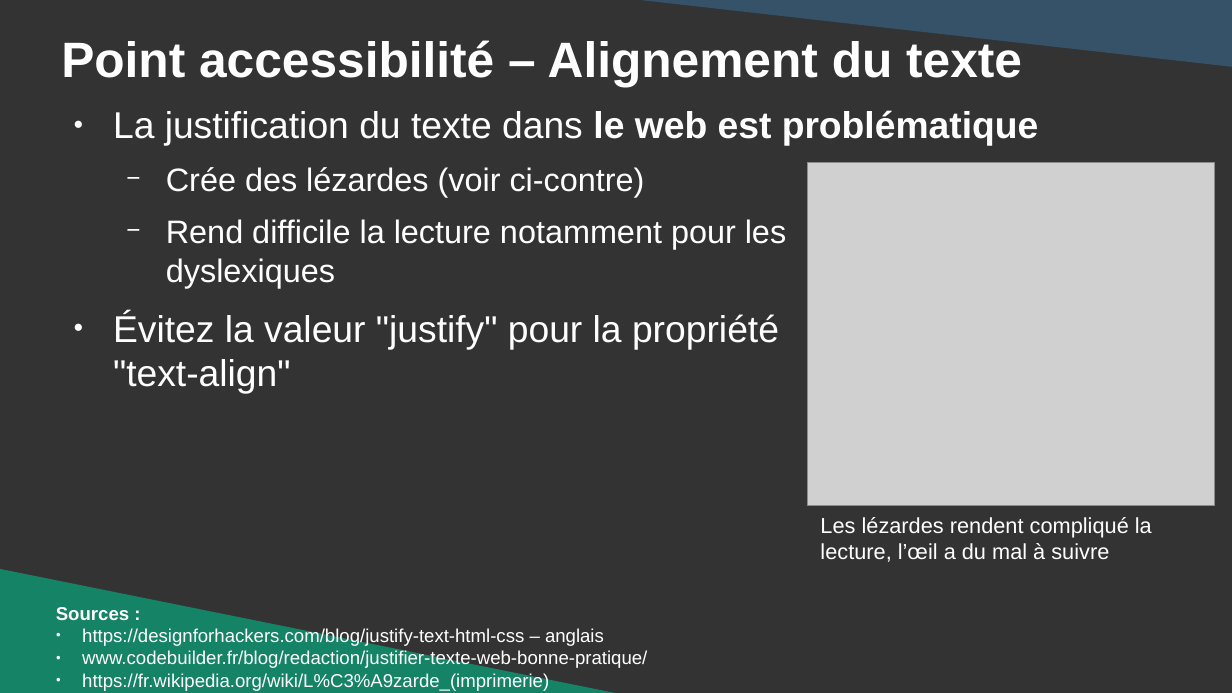
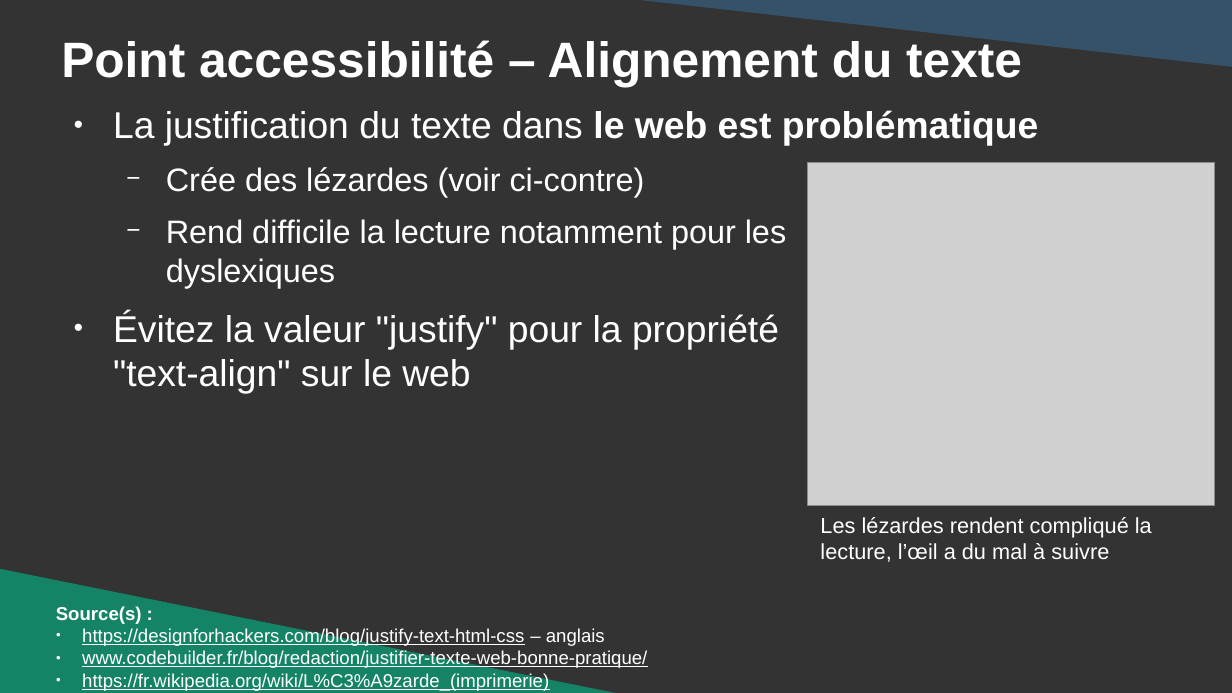
Before and after one commit to DanYellow/cours, a slide deck: slide 32 of integration-web-s1/travaux-pratiques/numero-4/presentation.odp (slide 31 before the commit). Drawn at 1232x693 pixels with LibreOffice and Linux fonts; fonts in the diff are those of the drawing; grey boxes stand for pictures. Boxes give left, top, right and bottom in pixels: in the first picture for what was removed or moved away, otherwise in the second. Text is boxed around its words. In the diff, an @@ line names an element or a change of style, - is before the commit and + after.

```diff
--- a/integration-web-s1/travaux-pratiques/numero-4/presentation.odp
+++ b/integration-web-s1/travaux-pratiques/numero-4/presentation.odp
@@ text at (113, 312, 779, 394): text changed @@
-● Évitez la valeur "justify" pour la propriété
-  "text-align"
+● Évitez la valeur "justify" pour la propriété
+  "text-align" sur le web
@@ text at (56, 606, 142, 624): text changed @@
-Sources :
+Source(s) :
@@ text at (82, 628, 647, 691): underline on @@
```
Also in this commit, not shown: 29 other slides changed, 1 slide added, 13 other files.
